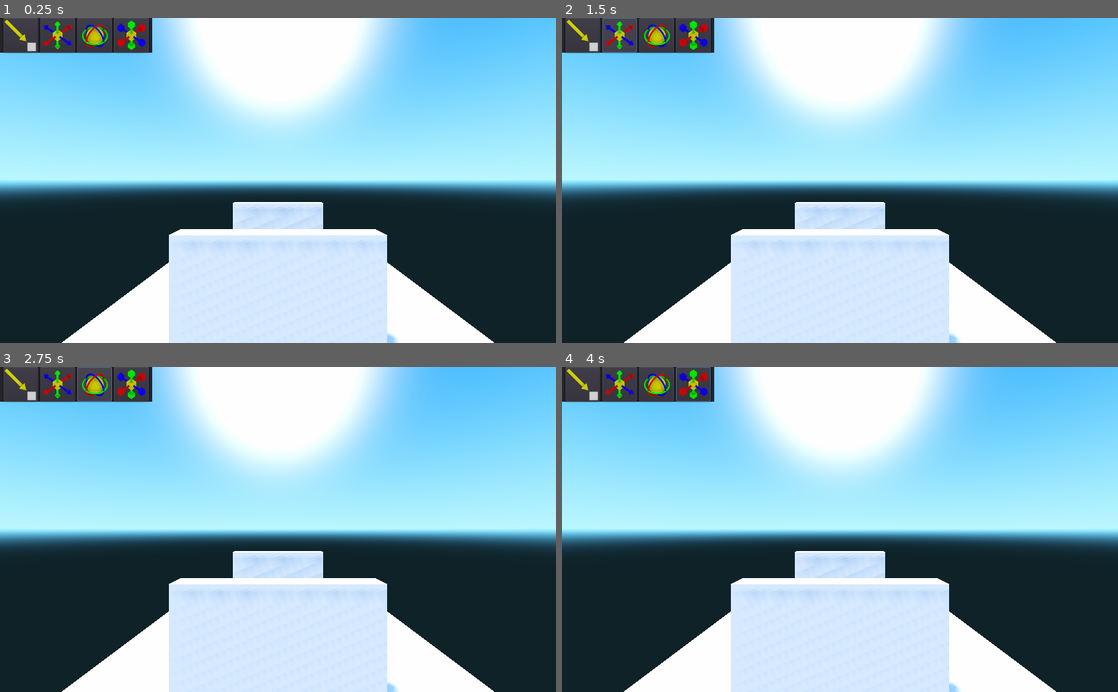
Above: before the commit, frames 1-4 (two rows, left to right).
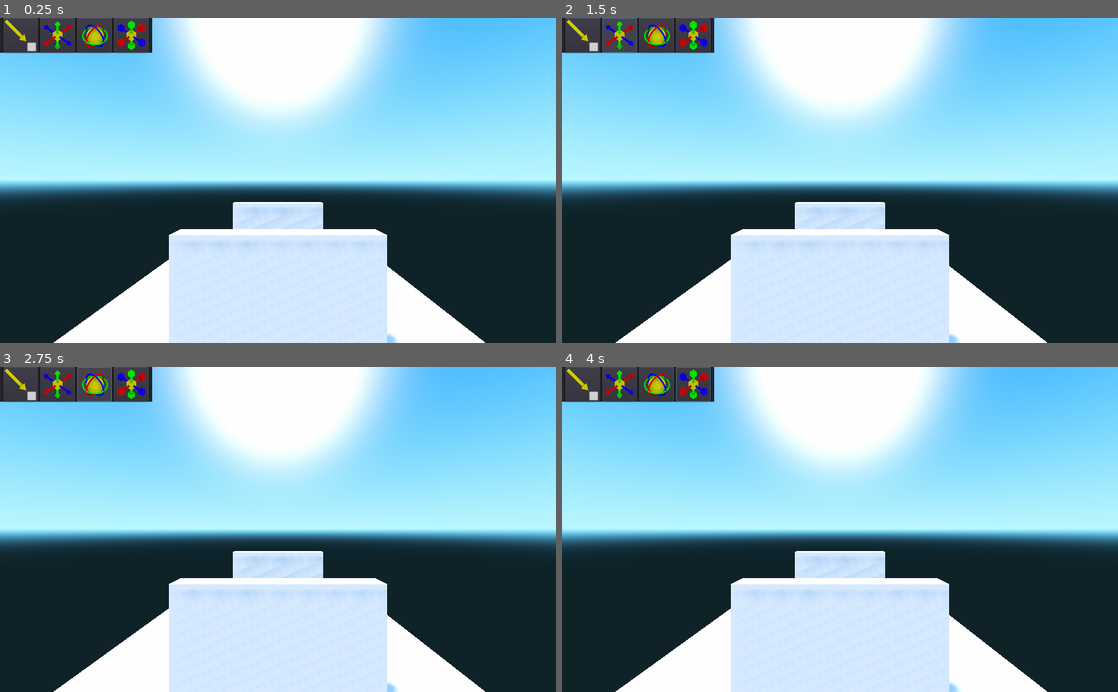
Above: after the commit, the same moments.

Repository: ujjwal3067/sim
Game: Godot game, scene res://Example_Scene.tscn
Same seed, same stepped clock (60 frames per second), same inputs: the game is played once before the commit and once after it.
Inputs (mouse positions are in pixels of both pictures, inside the frame that each line leads up to):
- Up to frame 1 (0.25 s): no input
- Up to frame 2 (1.5 s): click (584, 34) at 0.5 s; click (617, 34) at 1.25 s
- Up to frame 3 (2.75 s): click (94, 383) at 2 s
- Up to frame 4 (4 s): click (695, 383) at 2.75 s; tap Enter at 3.5 s; move the mouse to (962, 513) at 3.52 s; hold D (editor_move_right) from 3.53 s (still down); hold Shift from 3.53 s (still down); click (962, 513) at 3.67 s

The runs differ from the first frame. In frame 1, 0.6% of the frame differs, in the area x 9-89%, y 74-100%; in frame 2, 0.6%; in frame 3, 0.6%; in frame 4, 0.6%.

Commit message:
UI buttons to change the editor modes

Diff:
--- /dev/null
+++ b/core/Editor_UI.gd
@@ -0,0 +1,13 @@
+extends Control
+
+var editor_controller
+func _ready():
+	editor_controller = get_parent()
+	# when ever the button is pressed it will emit the signal to change the  editor mode
+	get_node("Gizmo_Selection/HBoxContainer/Button_Select").connect("pressed", self, "on_mode_button_pressed", ["SELECT"]);
+	get_node("Gizmo_Selection/HBoxContainer/Button_Translate").connect("pressed", self, "on_mode_button_pressed", ["TRANSLATE"]);
+	get_node("Gizmo_Selection/HBoxContainer/Button_Rotate").connect("pressed", self, "on_mode_button_pressed", ["ROTATE"]);
+	get_node("Gizmo_Selection/HBoxContainer/Button_Scale").connect("pressed", self, "on_mode_button_pressed", ["SCALE"]);
+
+func on_mode_button_pressed(new_mode):
+	editor_controller.change_editor_mode(new_mode)
--- a/core/Example_Scene.tscn
+++ b/core/Example_Scene.tscn
@@ -6,6 +6,7 @@
 [ext_resource path="res://Editor_Gizmo_Icon_Scale.png" type="Texture" id=4]
 [ext_resource path="res://Editor_Controller.gd" type="Script" id=5]
 [ext_resource path="res://Editor_Camera_Controller.gd" type="Script" id=6]
+[ext_resource path="res://Editor_UI.gd" type="Script" id=7]
 
 [sub_resource type="CubeMesh" id=1]
 size = Vector3( 20, 1, 20 )
@@ -118,6 +119,7 @@
 [node name="Floor" type="StaticBody" parent="Normal_Objects"]
 
 [node name="MeshInstance" type="MeshInstance" parent="Normal_Objects/Floor"]
+transform = Transform( 1, 0, 0, 0, 1, 0, 0, 0, 1, -0.396948, -0.0146308, -1.11163 )
 mesh = SubResource( 1 )
 material/0 = null
 
@@ -193,6 +195,7 @@
 anchor_right = 1.0
 anchor_bottom = 1.0
 mouse_filter = 2
+script = ExtResource( 7 )
 __meta__ = {
 "_edit_use_anchors_": false
 }
Not shown: 1 places in core/Example_Scene.tscn that only renumber resources
